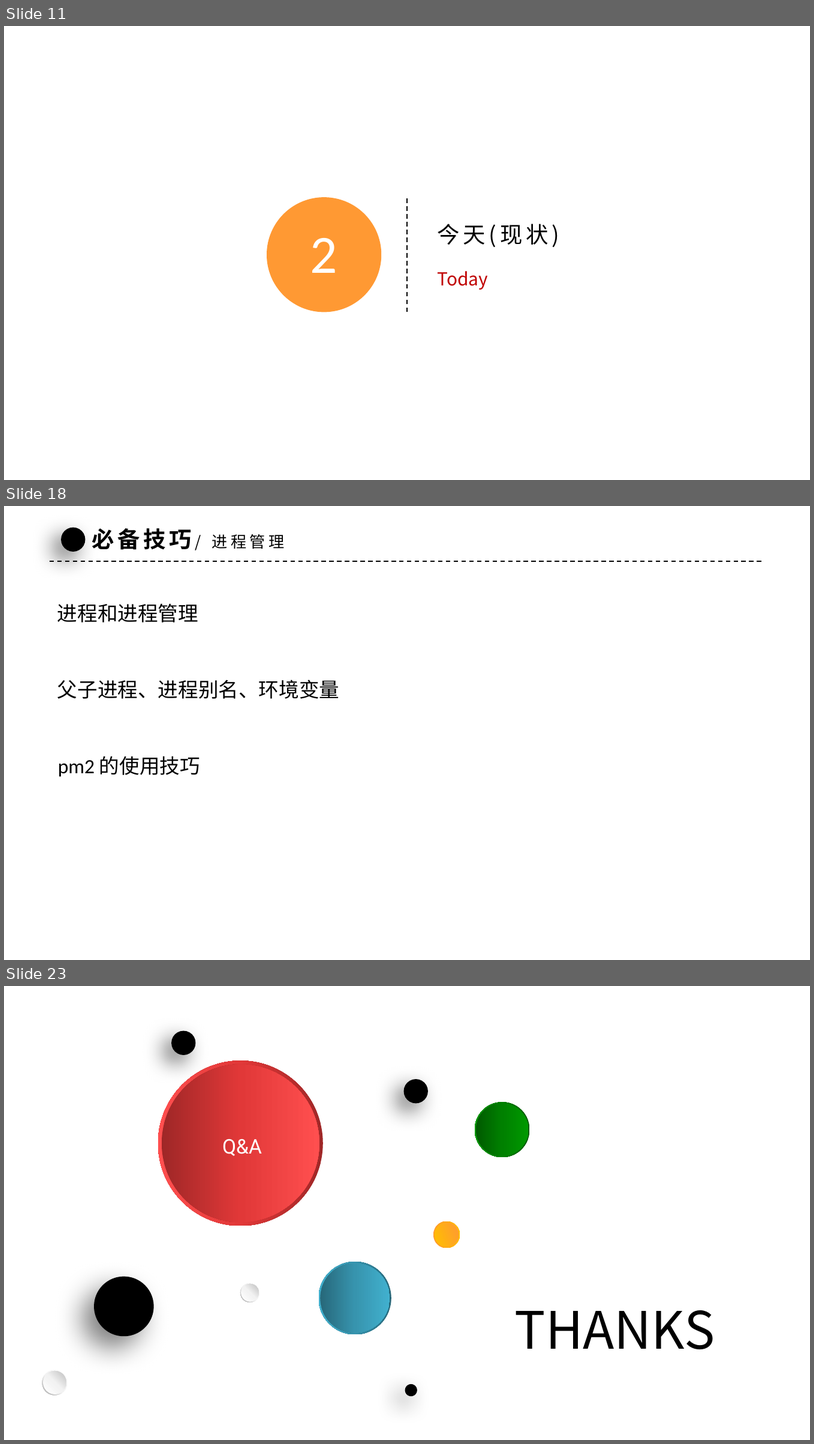
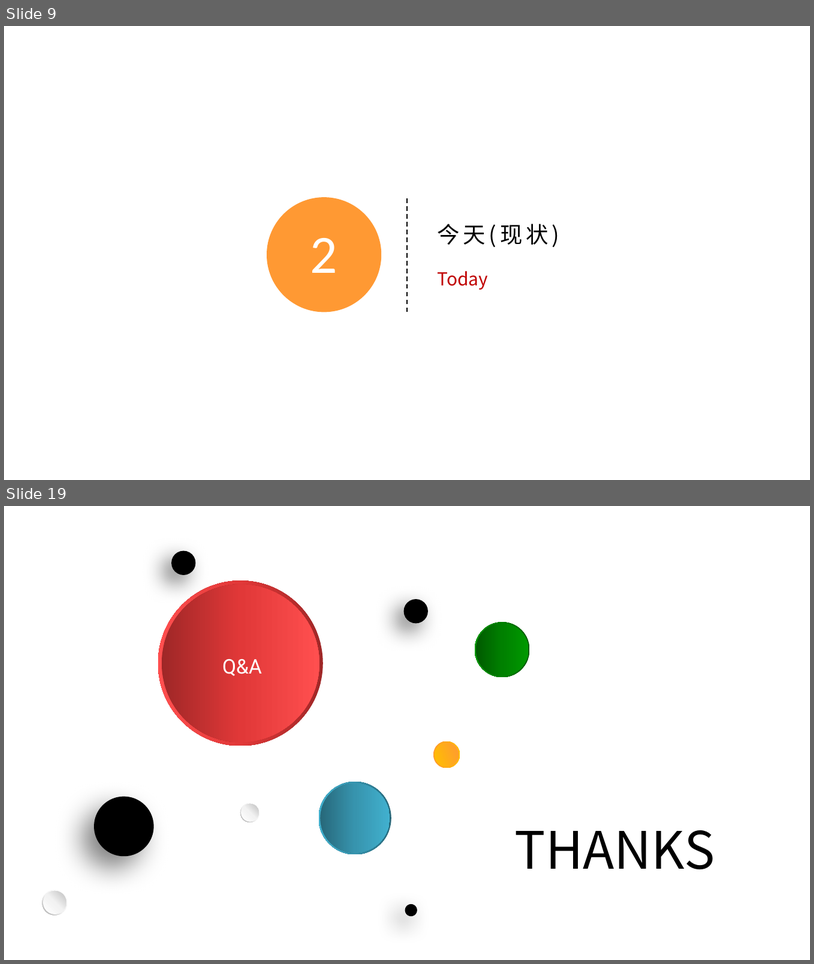
Before and after one commit to xiaoqiang-zhao/my-cellar, a slide deck: web/articles/ssr/SSR.pptx. Shown one above the other, each under a label of ours: slides 11, 18 and 23 before the commit, slides 9 and 19 after it; the slides between them are not shown. The pictures are 814x1444 and 814x964 pixels, drawn with LibreOffice and Linux fonts; fonts in the diff are those of the drawing; background and template pictures are left out. Boxes give left, top, right and bottom in pixels: in the first picture for what was removed or moved away, otherwise in the second. Text is boxed around its words. In the diff, an @@ line names an element or a change of style, - is before the commit and + after.

```diff
--- a/web/articles/ssr/SSR.pptx
+++ b/web/articles/ssr/SSR.pptx
@@ slide 18 removed at (x1=4, y1=506, x2=810, y2=960), background picture (left out) @@
@@ ellipse removed at (x1=61, y1=527, x2=86, y2=551) @@
@@ text removed at (x1=92, y1=528, x2=284, y2=550) @@
-必备技巧/ 进程管理
@@ line removed from (49, 561) to (765, 561) @@
@@ text removed at (x1=57, y1=603, x2=198, y2=622) @@
-进程和进程管理
@@ text removed at (x1=57, y1=679, x2=339, y2=699) @@
-父子进程、进程别名、环境变量
@@ text removed at (x1=58, y1=756, x2=200, y2=777) @@
-pm2 的使用技巧
@@ what was slide 11 is now slide 9 @@
@@ what was slide 23 is now slide 19 @@
```
Also in this commit, not shown: 7 slides changed, 9 slides added, 11 other slides removed, 1 other file.
